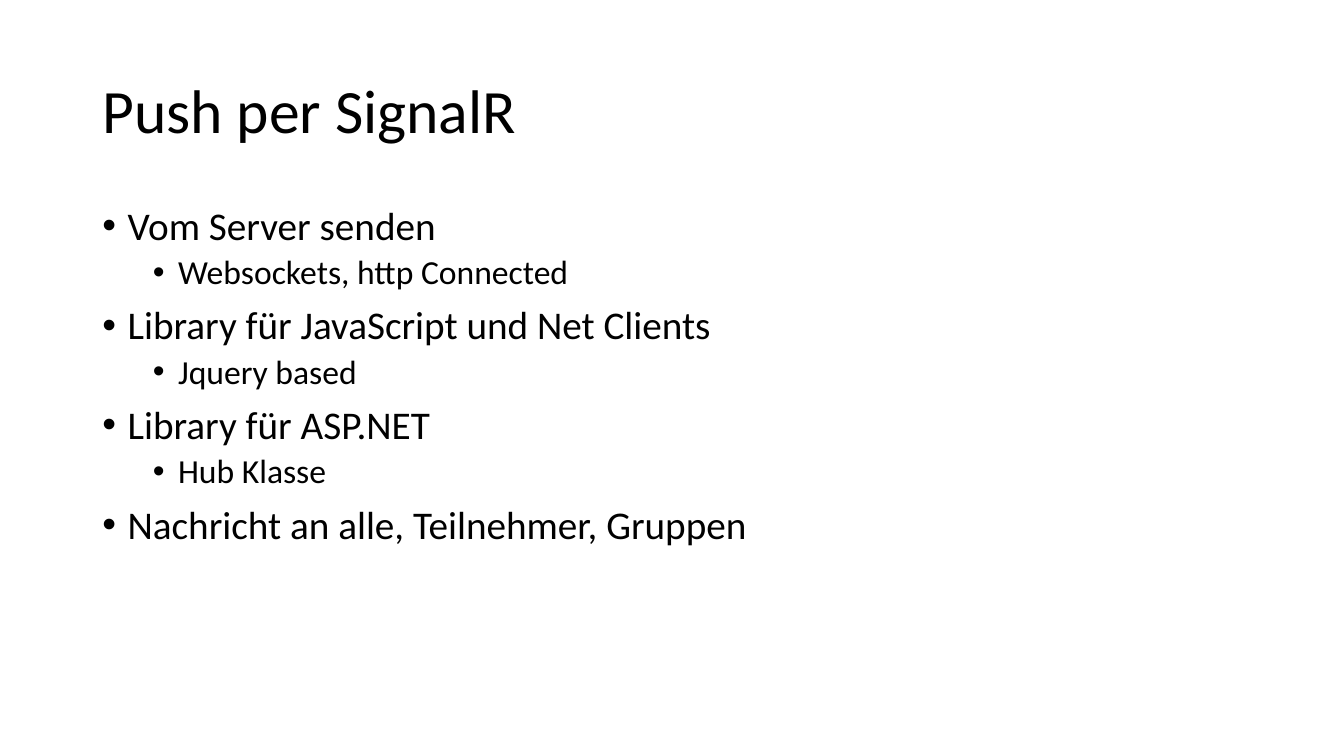
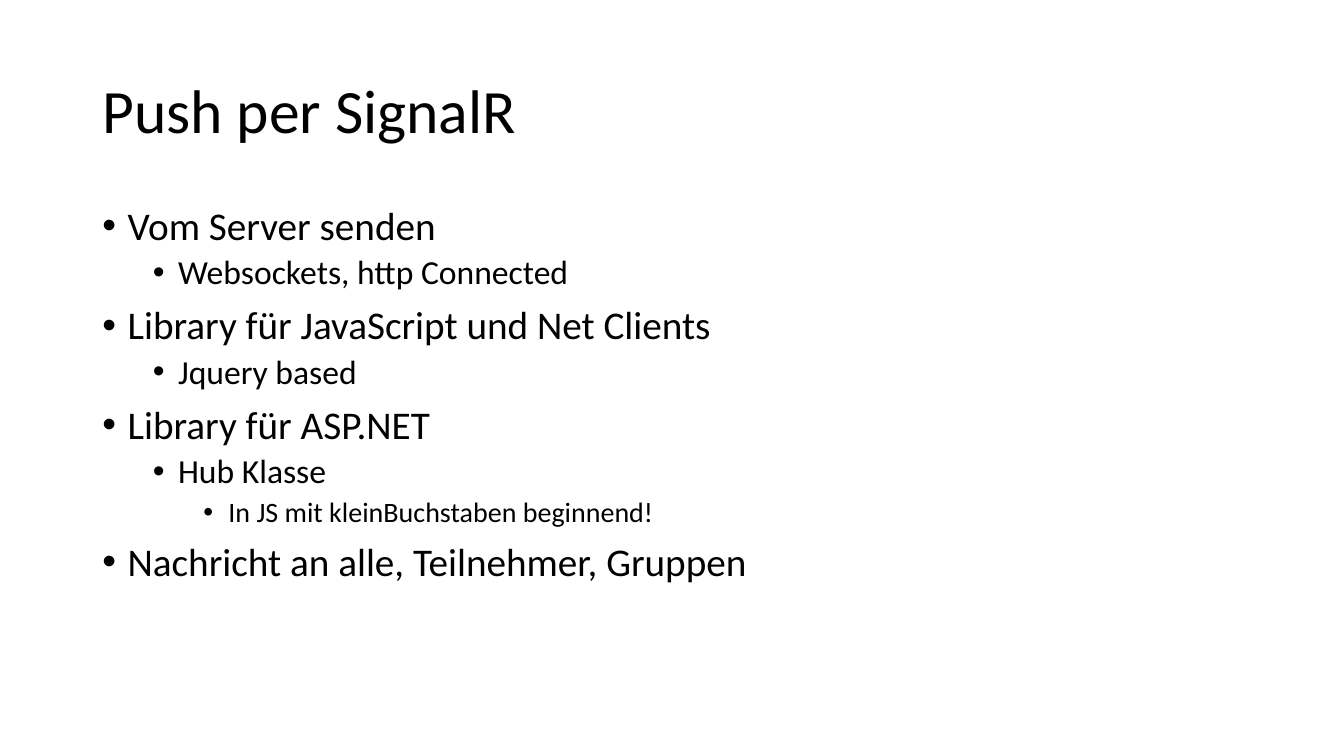
Before and after one commit to ppedvAG/WebformsKurs, a slide deck: slide 8 of 15Services.pptx. Drawn at 1344x756 pixels with LibreOffice and Linux fonts; fonts in the diff are those of the drawing. Boxes give left, top, right and bottom in pixels: in the first picture for what was removed or moved away, otherwise in the second. Text is boxed around its words. In the diff, an @@ line names an element or a change of style, - is before the commit and + after.

Commit message:
Chat

```diff
--- a/15Services.pptx
+++ b/15Services.pptx
@@ text at (x1=228, y1=502, x2=653, y2=527): paragraph added @@
+    • In JS mit kleinBuchstaben beginnend!
```
